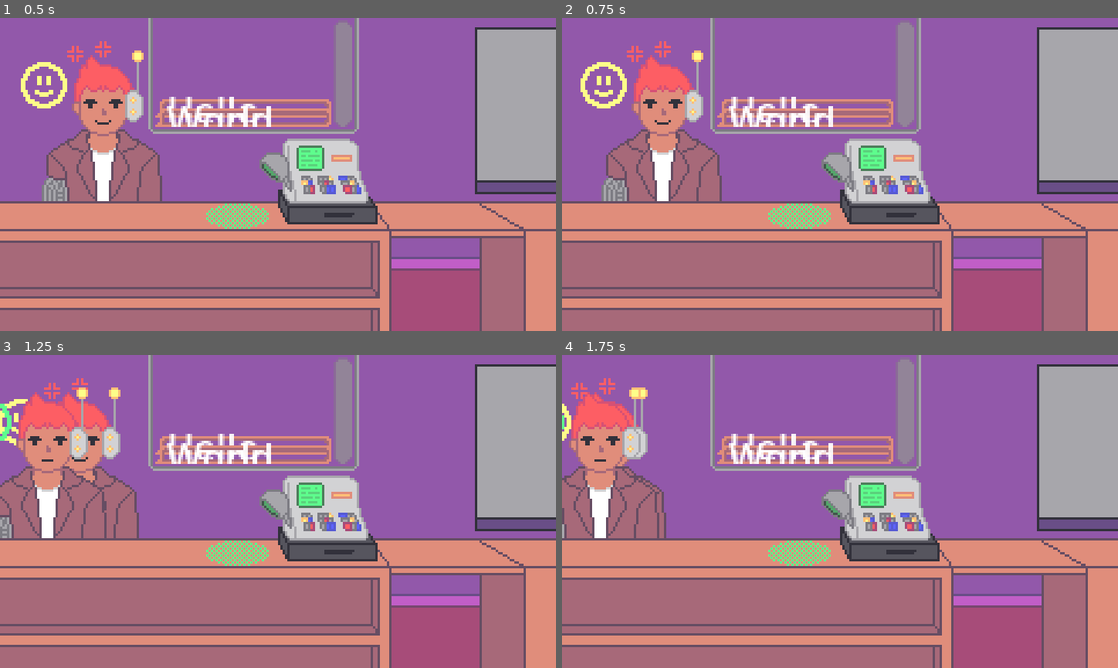
Above: before the commit, frames 1-4 (two rows, left to right).
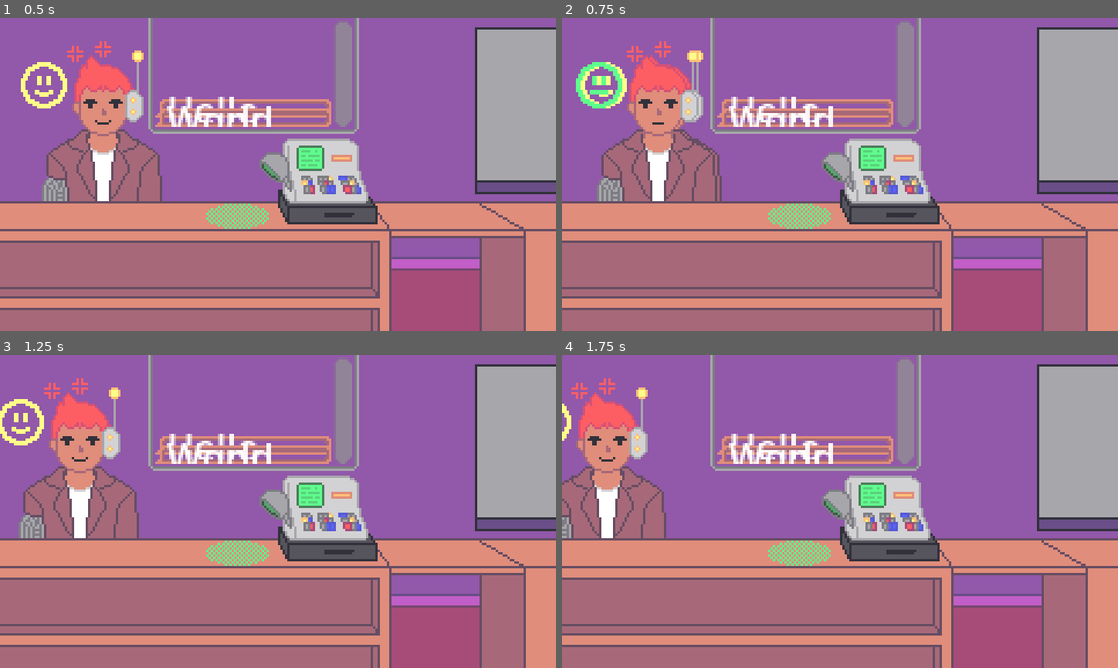
Above: after the commit, the same moments.

Repository: goofanader/ggj-2026
Game: Godot game, scene res://Scenes/Main Scene.tscn
Two runs of this game, one before a commit and one after it. Both use one fixed random seed, a clock stepped at 60 frames per second and the inputs below.
Inputs (mouse positions are in pixels of both pictures, inside the frame that each line leads up to):
- Up to frame 1 (0.5 s): no input
- Up to frame 2 (0.75 s): tap Enter (Spawn New Customer) at 0.5 s; move the mouse to (878, 180) at 0.52 s; hold Backspace (Clear Customers) from 0.53 s (still down); click (878, 180) at 0.67 s
- Up to frame 3 (1.25 s): keep holding Backspace (Clear Customers)
- Up to frame 4 (1.75 s): move the mouse to (728, 527) at 1.27 s; release Backspace (Clear Customers) at 1.28 s; tap Backspace (Clear Customers) at 1.35 s; click (728, 527) at 1.42 s

Frame 1 is identical in both runs. In frame 2, 3.0% of the frame differs, in the area x 2-28%, y 10-59%; in frame 3, 5.0%, in the area x 0-20%, y 10-59%; in frame 4, 2.7%.

Commit message:
Added background audio and fixed customer bug

Diff:
--- a/Scenes/Main Scene.tscn
+++ b/Scenes/Main Scene.tscn
@@ -8,13 +8,21 @@
 [ext_resource type="SpriteFrames" uid="uid://ig0bwfm563il" path="res://Assets/Art/Characters/customer_test_frames.tres" id="3_1051w"]
 [ext_resource type="Texture2D" uid="uid://qd1d050vdn30" path="res://Assets/Art/Background/front_table.png" id="3_v87v2"]
 [ext_resource type="Texture2D" uid="uid://b6ry56fg0rdoj" path="res://Assets/Art/Background/register.png" id="4_156p1"]
-[ext_resource type="PackedScene" path="res://Scenes/UI Scene.tscn" id="4_v87v2"]
+[ext_resource type="PackedScene" uid="uid://05e0gnh4hnan" path="res://Scenes/UI Scene.tscn" id="4_v87v2"]
 [ext_resource type="Texture2D" uid="uid://j7ahjlb32un3" path="res://Assets/Art/Background/scanner_spot.png" id="5_7enb7"]
+[ext_resource type="Script" uid="uid://bgccdanfxwkna" path="res://Scripts/FrequentAudioData.gd" id="5_s0c2j"]
+[ext_resource type="Script" uid="uid://cdfq424n0esed" path="res://Scripts/background_sounds.gd" id="5_uctcs"]
 [ext_resource type="PackedScene" uid="uid://dfife271rokxq" path="res://Scenes/Customer.tscn" id="7_7enb7"]
 [ext_resource type="PackedScene" uid="uid://yvs2w16l73e7" path="res://Scenes/Dialog.tscn" id="9_105va"]
 [ext_resource type="Script" uid="uid://dw5l65yena3g6" path="res://Scenes/register.gd" id="9_mlytr"]
 [ext_resource type="AudioStream" uid="uid://b7yo0mbh8h2j0" path="res://Assets/Sounds/Register_Beep.wav" id="11_5ye1r"]
 [ext_resource type="AudioStream" uid="uid://btohdyemvub5e" path="res://Assets/Sounds/Register_Kaching.wav" id="12_5ye1r"]
+[ext_resource type="AudioStream" uid="uid://b26oyhgbm2dpi" path="res://Assets/Sounds/Background_Loop.ogg" id="17_mtrcc"]
+[ext_resource type="AudioStream" uid="uid://b8ik7htsx2j7g" path="res://Assets/Sounds/Bustling_People.wav" id="19_moxyw"]
+[ext_resource type="AudioStream" uid="uid://cpklr4e6fipph" path="res://Assets/Sounds/Siren_Close.wav" id="20_bgl0a"]
+[ext_resource type="AudioStream" uid="uid://dqb0tvtrm0wix" path="res://Assets/Sounds/Siren_Far.wav" id="21_777q4"]
+[ext_resource type="AudioStream" uid="uid://bt8ff4k6ganh6" path="res://Assets/Sounds/Train_Leaving.wav" id="22_n5ssh"]
+[ext_resource type="AudioStream" uid="uid://xuit6twp15r8" path="res://Assets/Sounds/Train_Overhead.wav" id="23_1n7h2"]
 
 [sub_resource type="Resource" id="Resource_mlytr"]
 script = ExtResource("2_l533x")
@@ -26,11 +34,37 @@
 radius = 3.0
 height = 18.0
 
-[node name="Main Scene" type="Node2D" unique_id=125374370 node_paths=PackedStringArray("customer_spawn", "customer_nodes")]
+[sub_resource type="Resource" id="Resource_v38rm"]
+script = ExtResource("5_s0c2j")
+audio_track = ExtResource("19_moxyw")
+metadata/_custom_type_script = "uid://bgccdanfxwkna"
+
+[sub_resource type="Resource" id="Resource_fjyh7"]
+script = ExtResource("5_s0c2j")
+audio_track = ExtResource("20_bgl0a")
+metadata/_custom_type_script = "uid://bgccdanfxwkna"
+
+[sub_resource type="Resource" id="Resource_qf2de"]
+script = ExtResource("5_s0c2j")
+audio_track = ExtResource("21_777q4")
+metadata/_custom_type_script = "uid://bgccdanfxwkna"
+
+[sub_resource type="Resource" id="Resource_laryo"]
+script = ExtResource("5_s0c2j")
+audio_track = ExtResource("22_n5ssh")
+metadata/_custom_type_script = "uid://bgccdanfxwkna"
+
+[sub_resource type="Resource" id="Resource_qmgfp"]
+script = ExtResource("5_s0c2j")
+audio_track = ExtResource("23_1n7h2")
+metadata/_custom_type_script = "uid://bgccdanfxwkna"
+
+[node name="Main Scene" type="Node2D" unique_id=125374370 node_paths=PackedStringArray("customer_spawn", "background_audio_node", "customer_nodes")]
 script = ExtResource("1_4y6ly")
 customer_data = SubResource("Resource_mlytr")
 customer_spawn = NodePath("CharacterSpawn")
 item_scene = ExtResource("2_56oky")
+background_audio_node = NodePath("")
 customer_nodes = [NodePath("Customer")]
 
 [node name="Bg" type="Node2D" parent="." unique_id=177786591]
@@ -123,8 +157,14 @@
 [node name="CharacterSpawn" type="Marker2D" parent="." unique_id=459509201]
 position = Vector2(44, 86)
 
+[node name="AudioListener2D" type="AudioListener2D" parent="." unique_id=825516288]
+position = Vector2(103, 64)
+
+[node name="BackgroundSoundPlayer" type="Node" parent="." unique_id=944899967]
+script = ExtResource("5_uctcs")
+looping_audio_tracks = Array[AudioStream]([ExtResource("17_mtrcc")])
+frequent_audio_tracks = Array[ExtResource("5_s0c2j")]([SubResource("Resource_v38rm"), SubResource("Resource_fjyh7"), SubResource("Resource_qf2de"), SubResource("Resource_laryo"), SubResource("Resource_qmgfp")])
+metadata/_custom_type_script = "uid://cdfq424n0esed"
+
 [connection signal="area_entered" from="Fg/Register/ScanSpot/ScanSpotArea" to="Fg/Register" method="_on_scan_spot_area_area_entered"]
 [connection signal="input_event" from="Fg/Register/ClickBox" to="Fg/Register" method="_on_click_box_input_event"]
-
-[node name="AudioListener2D" type="AudioListener2D" parent="." unique_id=825516288]
-position = Vector2(103, 64)
--- /dev/null
+++ b/Scripts/FrequentAudioData.gd
@@ -0,0 +1,7 @@
+extends Resource
+class_name  FrequentAudioData
+
+@export var audio_track: AudioStream
+@export var period: Vector2i = Vector2i(30,50):
+	set(value):
+		period = Vector2i(min(value[0],value[1]),max(value[0],value[1]))
--- /dev/null
+++ b/Scripts/background_sounds.gd
@@ -0,0 +1,35 @@
+extends Node
+class_name BackgroundSoundPlayer
+
+@export var looping_audio_tracks: Array[AudioStream] = []
+@export var frequent_audio_tracks: Array[FrequentAudioData] = []
+
+class VariableTimer extends Timer:
+	var period: Vector2
+	var timer: Timer
+	func _init() -> void:
+		one_shot = true
+		timeout.connect(restart_variable)
+	func start_variable():
+		start(randf_range(0,(period[0]+period[1])/2))
+	func restart_variable():
+		start(randf_range(period[0],period[1]))
+
+
+func _ready() -> void:
+
+	for audio:AudioStream in looping_audio_tracks:
+		var a: AudioStreamPlayer = AudioStreamPlayer.new()
+		add_child(a)
+		a.stream = audio
+		a.play()
+
+	for audio_data:FrequentAudioData in frequent_audio_tracks:
+		var a: AudioStreamPlayer = AudioStreamPlayer.new()
+		add_child(a)
+		a.stream = audio_data.audio_track
+		var t: VariableTimer = VariableTimer.new()
+		add_child(t)
+		t.period = audio_data.period
+		t.timeout.connect(a.play)
+		t.start_variable()
--- a/Scripts/customer_scene.gd
+++ b/Scripts/customer_scene.gd
@@ -90,9 +90,9 @@
 
 func exited() -> void:
 	var t: Timer = Timer.new()
-	t.wait_time = 1.0
 	t.timeout.connect(queue_free)
-	t.start()
+	add_child(t)
+	t.start(1.0)
 
 func place_item() -> void:
 	main_node.drop_items()
@@ -112,7 +112,10 @@
 		Transitions.Blink:
 			animator.play("Blink In")
 
+var _is_leaving: bool = false
 func leave() -> void:
+	if _is_leaving: return
+	_is_leaving = true
 	match transition_in:
 		Transitions.Walk:
 			animator.play("Walk Out")
--- a/Scripts/main_scene.gd
+++ b/Scripts/main_scene.gd
@@ -15,6 +15,7 @@
 @export_group("Attachments")
 @export var customer_spawn: Marker2D
 @export var item_scene: PackedScene
+@export var background_audio_node: BackgroundSoundPlayer
 
 ## -----------------------------------------------------------------------------
 ##             Input
@@ -51,7 +52,7 @@
 	customer_node.leave()
 
 func clear_customers() -> void:
-	for customer_node: CustomerNode in customer_nodes:
+	for customer_node: CustomerNode in customer_nodes.duplicate():
 		remove_customer(customer_node)
 
 ## -----------------------------------------------------------------------------
Not shown, added: Assets/Sounds/Background_Loop.ogg.import
Not shown, added: Assets/Sounds/Bustling_People.wav.import
Not shown, added: Assets/Sounds/Siren_Close.wav.import
Not shown, added: Assets/Sounds/Siren_Far.wav.import
Not shown, added: Assets/Sounds/Train_Leaving.wav.import
Not shown, added: Assets/Sounds/Train_Overhead.wav.import
Not shown, added: Scripts/FrequentAudioData.gd.uid
Not shown, added: Scripts/background_sounds.gd.uid
Not shown, added: Assets/Sounds/Background_Loop.ogg
Not shown, added: Assets/Sounds/Bustling_People.wav
Not shown, added: Assets/Sounds/Siren_Close.wav
Not shown, added: Assets/Sounds/Siren_Far.wav
(and 2 more such lines)
